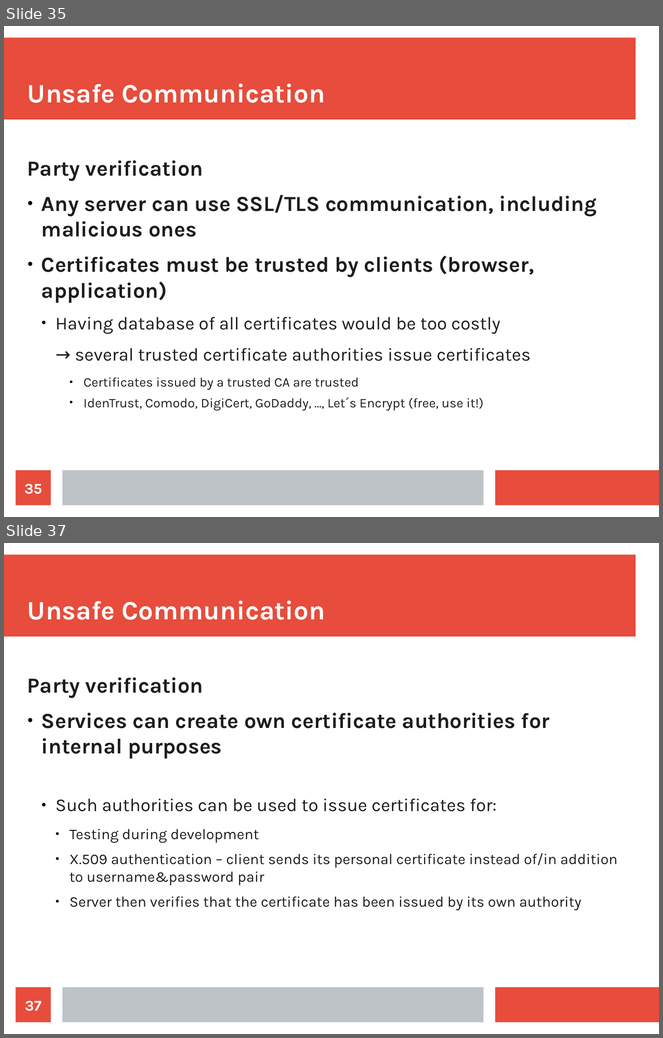
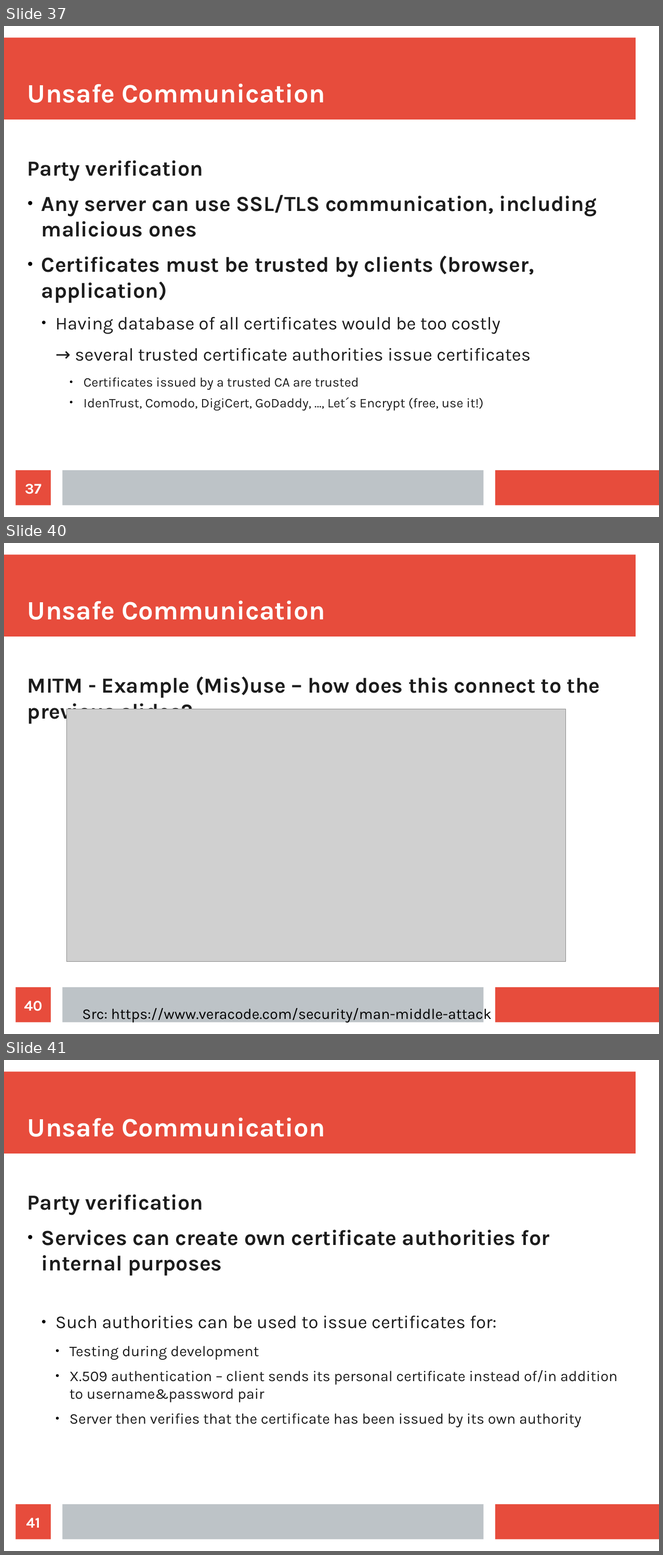
Before and after one commit to maxotta/pia-labs, a slide deck: lectures/security/security.odp. Shown one above the other, each under a label of ours: slides 35 and 37 before the commit, slides 37, 40 and 41 after it; the slides between them are not shown. The pictures are 663x1038 and 663x1555 pixels, drawn with LibreOffice and Linux fonts; fonts in the diff are those of the drawing; grey boxes stand for pictures. Boxes give left, top, right and bottom in pixels: in the first picture for what was removed or moved away, otherwise in the second. Text is boxed around its words. In the diff, an @@ line names an element or a change of style, - is before the commit and + after.

Commit message:
[lec-sec] complete security lecture

```diff
--- a/lectures/security/security.odp
+++ b/lectures/security/security.odp
@@ slide 40 added at bbox=[4, 543, 659, 1034], background #FFFFFF; not listed: 3 template elements that a slide beside it also shows @@
@@ title added at bbox=[27, 601, 325, 620], 32 pt, text #FFFFFF, bold @@
+Unsafe Communication
@@ text added at bbox=[27, 677, 600, 724], 26 pt, text #1C1C1C, bold @@
+MITM - Example (Mis)use – how does this connect to the previous slides?
@@ picture added at bbox=[67, 709, 567, 962] @@
@@ page number added at bbox=[16, 988, 51, 1023], fill #E74C3C, 18 pt, text #FFFFFF, bold @@
+40
@@ text added at bbox=[82, 1006, 492, 1023], 18 pt, text #000000 @@
+Src: https://www.veracode.com/security/man-middle-attack
@@ what was slide 35 is now slide 37 @@
@@ page number at bbox=[25, 484, 41, 495]: text changed @@
-35
+37
@@ what was slide 37 is now slide 41 @@
@@ page number at bbox=[26, 1518, 40, 1528]: text changed @@
-37
+41
```
Also in this commit, not shown: 15 slides changed, 2 other slides added, 3 slides removed, 8 other files.
